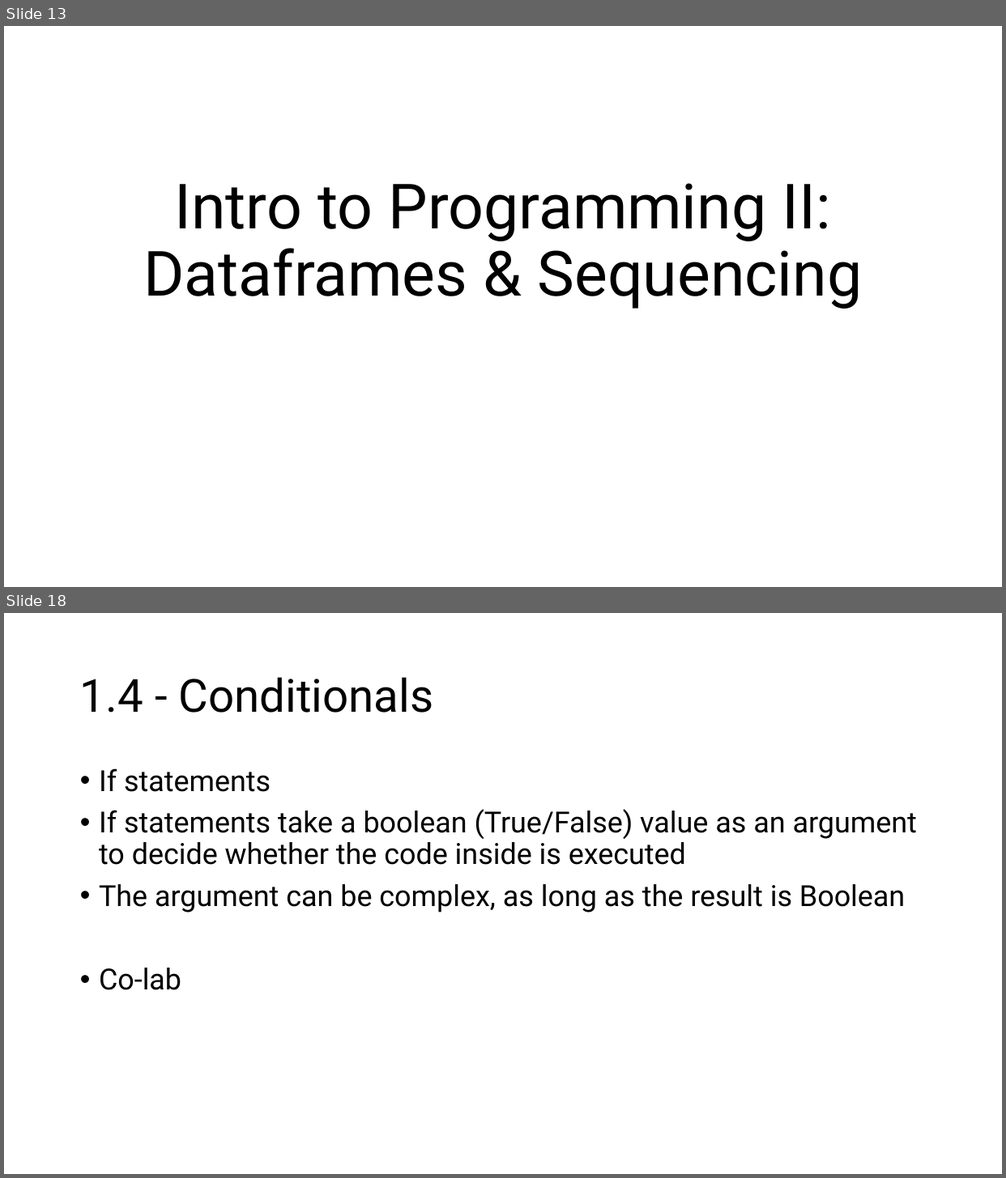
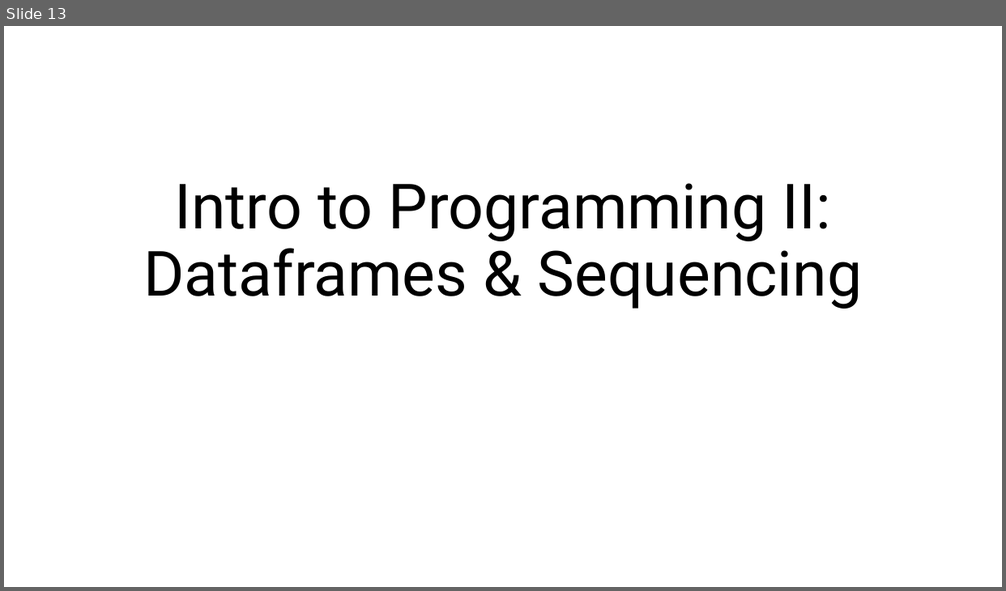
Before and after one commit to Pitt-IshiharaLab/CompBioHA_IntroProgramming2024, a slide deck: IntroProg_1+2.pptx. Shown one above the other, each under a label of ours: slides 13 and 18 before the commit, slide 13 after it; the slides between them are not shown. The pictures are 1006x1178 and 1006x591 pixels, drawn with LibreOffice and Linux fonts; fonts in the diff are those of the drawing. Boxes give left, top, right and bottom in pixels: in the first picture for what was removed or moved away, otherwise in the second. Text is boxed around its words. In the diff, an @@ line names an element or a change of style, - is before the commit and + after.

```diff
--- a/IntroProg_1+2.pptx
+++ b/IntroProg_1+2.pptx
@@ slide 18 removed at (4,613,1002,1174), background #FFFFFF @@
@@ title removed at (80,677,434,713) @@
-1.4 - Conditionals
@@ text removed at (99,769,917,990) @@
-• If statements
-• If statements take a boolean (True/False) value as an argument to decide whether the code inside is executed
-• The argument can be complex, as long as the result is Boolean
-• Co-lab
```
Also in this commit, not shown: 7 slides changed, 1 slide added, 1 other slide removed, 4 other files.
